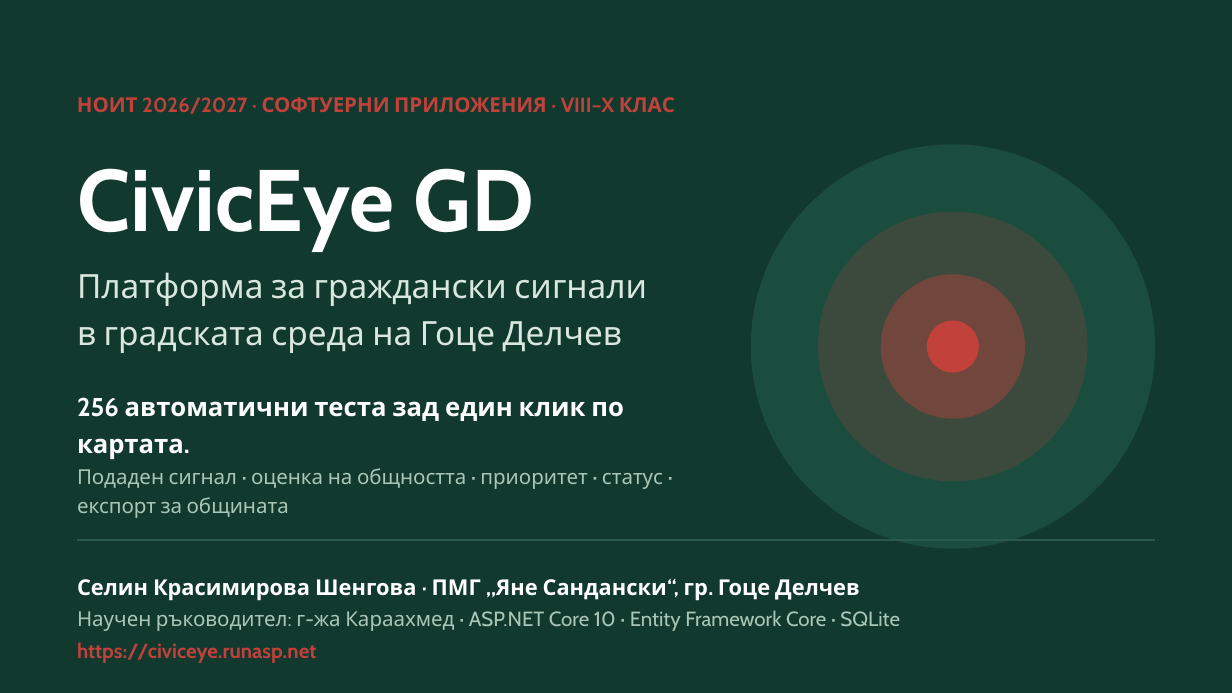
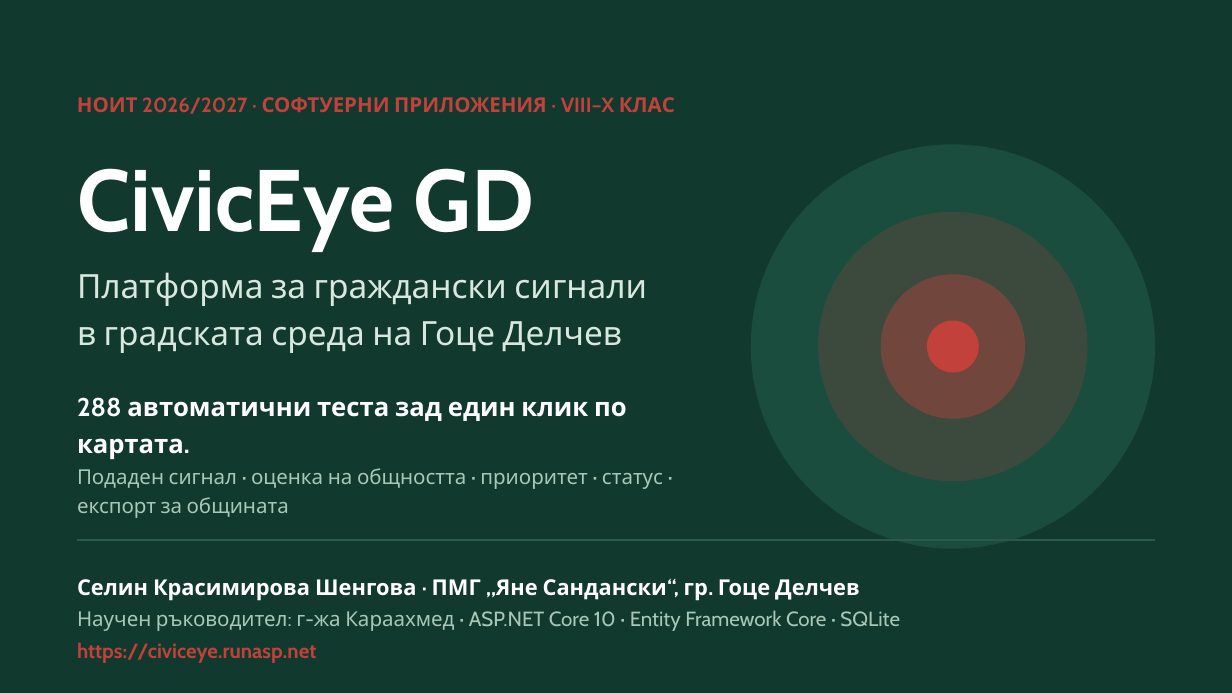
Before and after one commit to selinshengova-ai/CivicEyeGD, a slide deck: slide 1 of Docs/prezentacia-civiceye-gd.pptx. Drawn at 1232x693 pixels with LibreOffice and Linux fonts; fonts in the diff are those of the drawing. Boxes give left, top, right and bottom in pixels: in the first picture for what was removed or moved away, otherwise in the second. Text is boxed around its words. In the diff, an @@ line names an element or a change of style, - is before the commit and + after.

```diff
--- a/Docs/prezentacia-civiceye-gd.pptx
+++ b/Docs/prezentacia-civiceye-gd.pptx
@@ text at [77,397,627,459]: text changed @@
-256 автоматични теста зад един клик по картата.
+288 автоматични теста зад един клик по картата.
```
Also in this commit, not shown: 4 other slides changed, 2 slides added, 5 other files.
